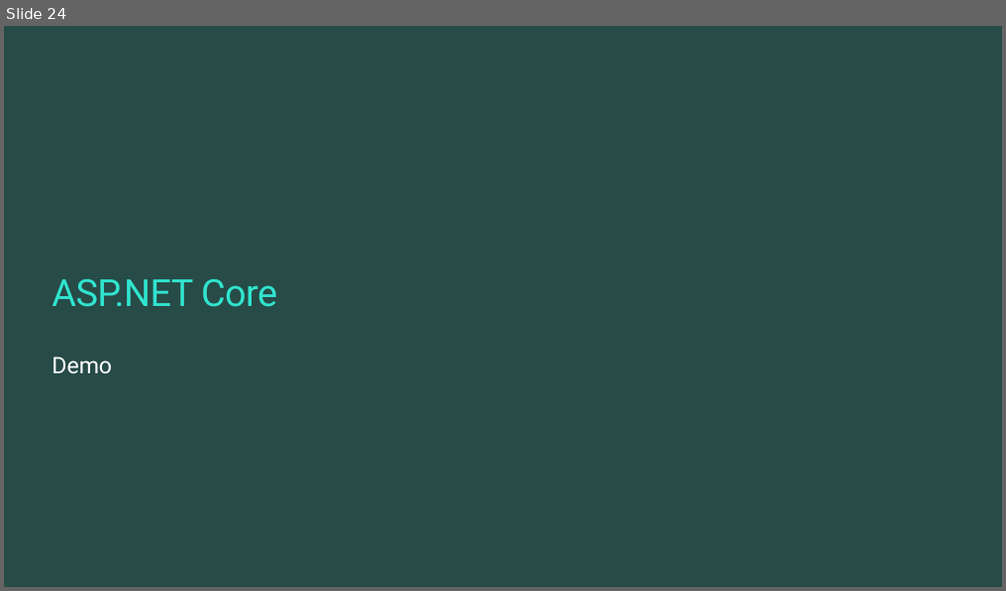
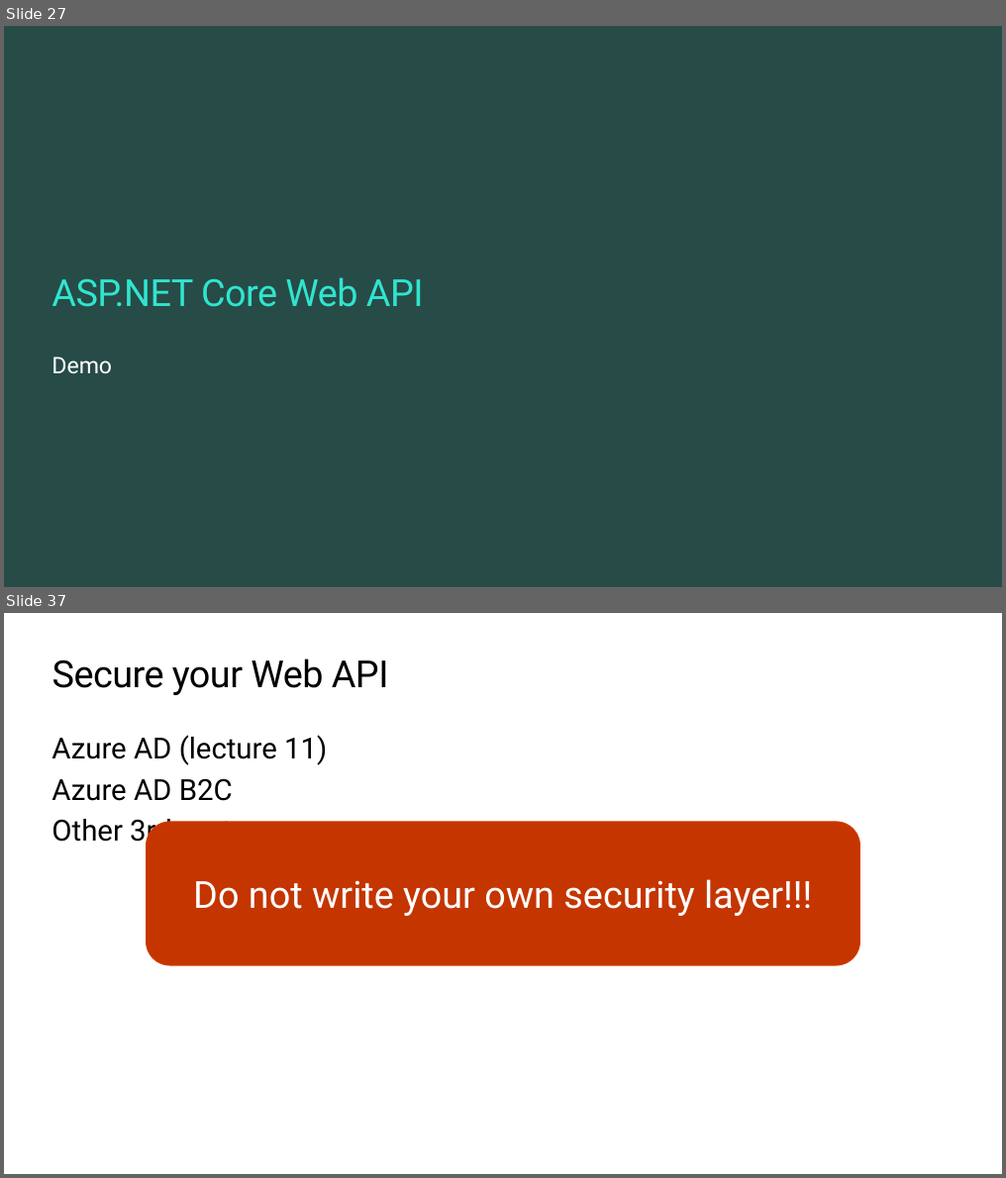
Before and after one commit to ondfisk/BDSA2019, a slide deck: Slides/Lecture09 - JSON and the REST - ASP.NET Core.pptx. Shown one above the other, each under a label of ours: slide 24 before the commit, slides 27 and 37 after it; the slides between them are not shown. The pictures are 1006x591 and 1006x1178 pixels, drawn with LibreOffice and Linux fonts; fonts in the diff are those of the drawing; background and template pictures are left out. Boxes give left, top, right and bottom in pixels: in the first picture for what was removed or moved away, otherwise in the second. Text is boxed around its words. In the diff, an @@ line names an element or a change of style, - is before the commit and + after.

```diff
--- a/Slides/Lecture09 - JSON and the REST - ASP.NET Core.pptx
+++ b/Slides/Lecture09 - JSON and the REST - ASP.NET Core.pptx
@@ slide 37 added at [4,613,1002,1174], background #FFFFFF @@
@@ title added at [53,659,389,695], 36 pt, text #000000 @@
+Secure your Web API
@@ text added at [52,735,327,849], 28 pt, text #000000 @@
+Azure AD (lecture 11)
+Azure AD B2C
+Other 3rd party
@@ rounded rectangle added at [147,822,860,965], fill #C53500, outline #D83B01 0.75 pt, 36 pt, text #FFFFFF @@
+Do not write your own security layer!!!
@@ what was slide 24 is now slide 27 @@
@@ slide 27 changed as well @@
@@ title at [52,277,424,307]: text changed @@
-ASP.NET Core
+ASP.NET Core Web API
```
Also in this commit, not shown: 12 other slides added, 13 other files.
